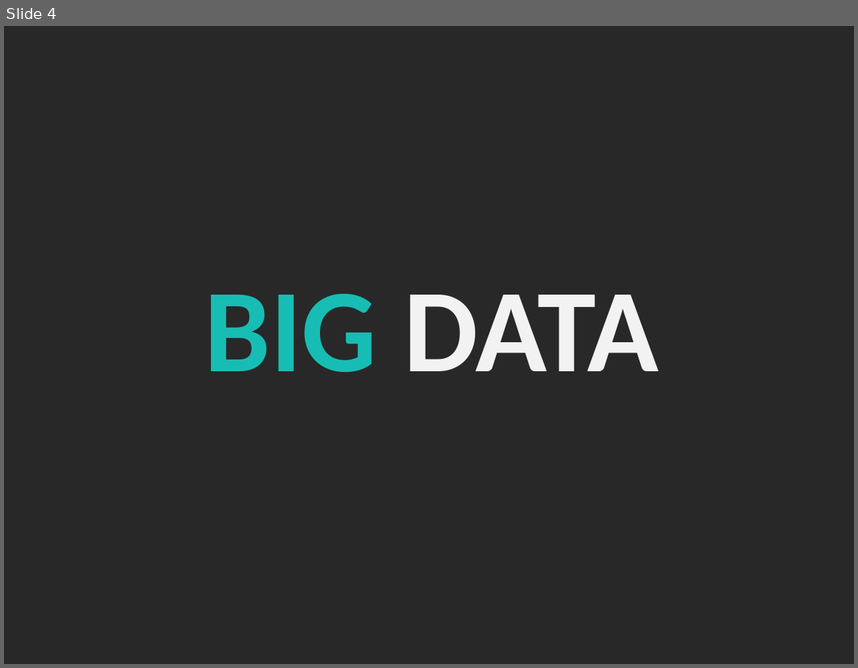
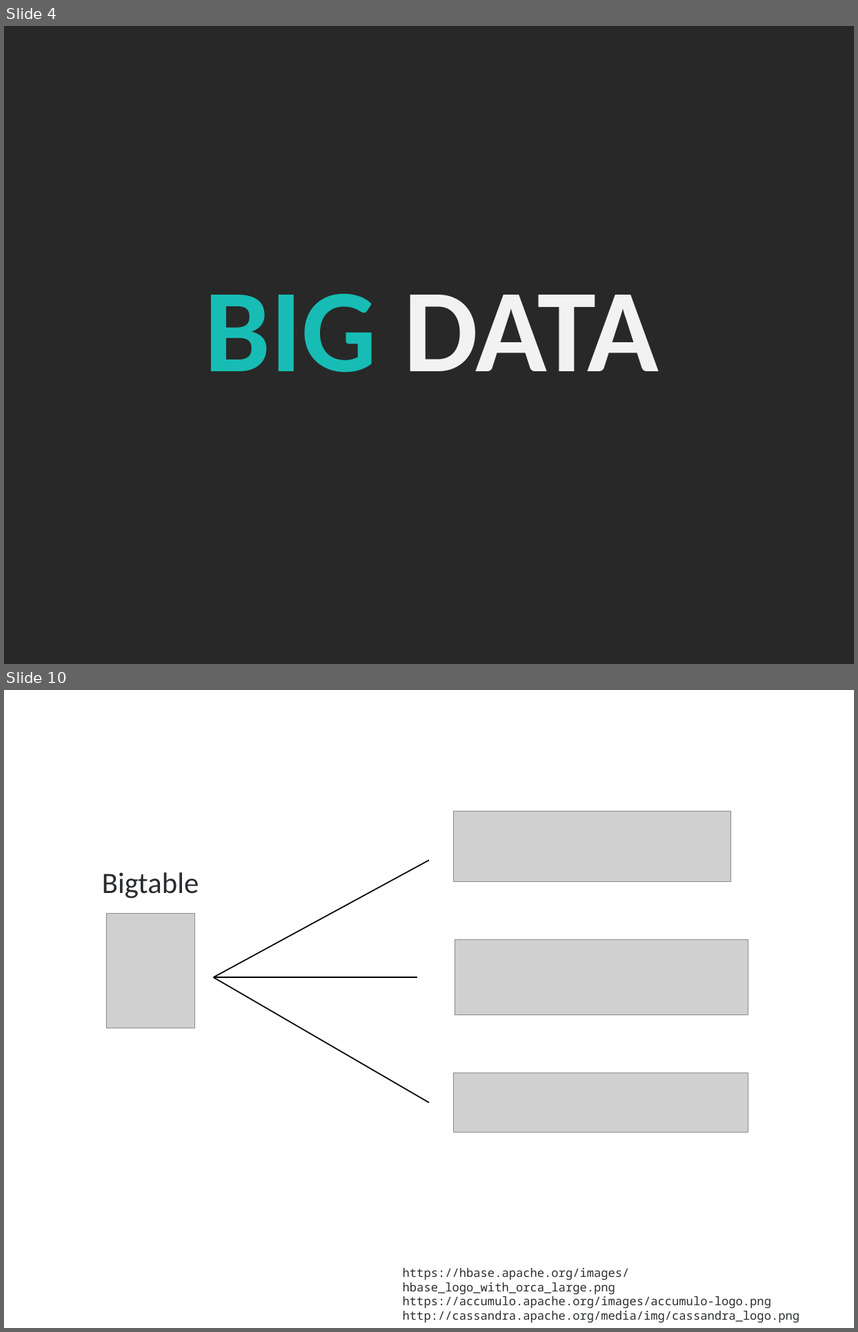
Before and after one commit to bekkopen/databasekurs, a slide deck: wide-column-stores.pptx. Shown one above the other, each under a label of ours: slide 4 before the commit, slides 4 and 10 after it; the slides between them are not shown. The pictures are 858x668 and 858x1332 pixels, drawn with LibreOffice and Linux fonts; fonts in the diff are those of the drawing; grey boxes stand for pictures. Boxes give left, top, right and bottom in pixels: in the first picture for what was removed or moved away, otherwise in the second. Text is boxed around its words. In the diff, an @@ line names an element or a change of style, - is before the commit and + after.

```diff
--- a/wide-column-stores.pptx
+++ b/wide-column-stores.pptx
@@ slide 10 added at [4, 690, 854, 1328], background #FFFFFF @@
@@ picture added at [453, 811, 731, 882] @@
@@ text added at [102, 872, 199, 898], 50 pt, text #2A2C2F @@
+Bigtable
@@ line added from (214, 977) to (429, 860), #000000 2 pt @@
@@ picture added at [106, 913, 194, 1028] @@
@@ picture added at [455, 940, 749, 1015] @@
@@ line added from (214, 977) to (417, 977), #000000 2 pt @@
@@ line added from (214, 977) to (429, 1103), #000000 2 pt @@
@@ picture added at [453, 1073, 749, 1132] @@
@@ text added at [403, 1268, 800, 1322], 20 pt, text #2A2C2F @@
+https://hbase.apache.org/images/hbase_logo_with_orca_large.png
+https://accumulo.apache.org/images/accumulo-logo.png
+http://cassandra.apache.org/media/img/cassandra_logo.png
```
Also in this commit, not shown: 1 slide changed, 7 other slides added.
